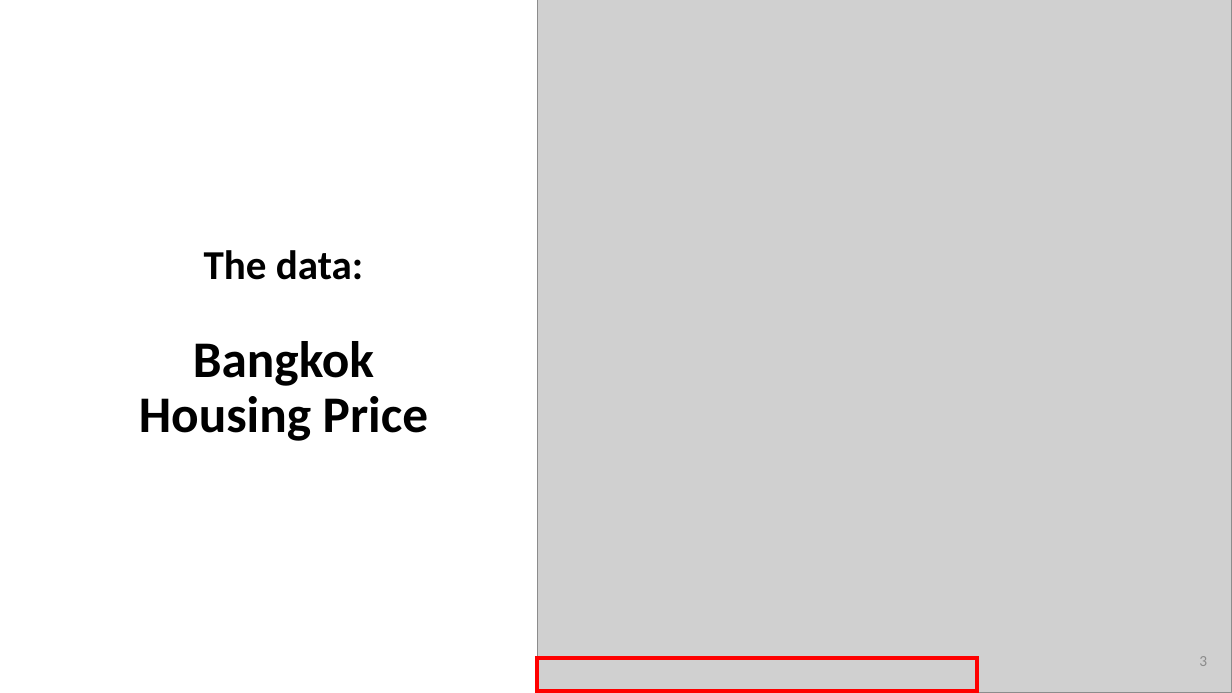
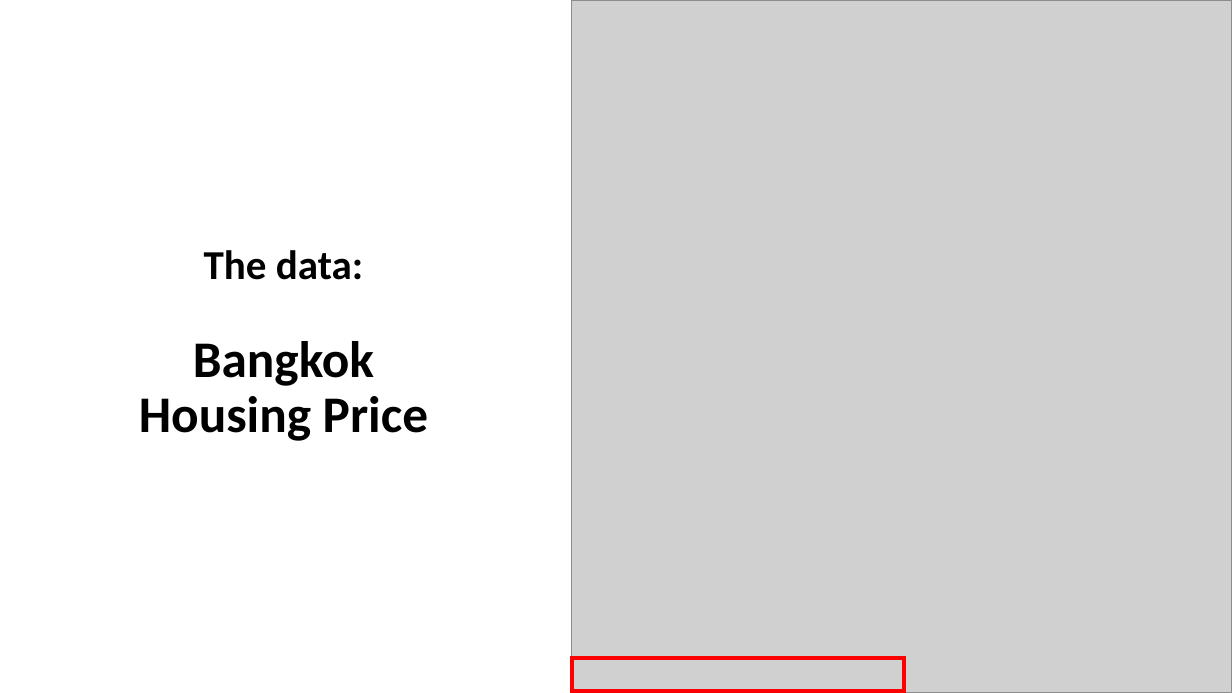
Before and after one commit to wtwwitt/project_2_bangkok_housing_price, a slide deck: slide 3 of presentation/Bangkok Housing Price Prediction for buyers and sellers.pptx. Drawn at 1232x693 pixels with LibreOffice and Linux fonts; fonts in the diff are those of the drawing; grey boxes stand for pictures. Boxes give left, top, right and bottom in pixels: in the first picture for what was removed or moved away, otherwise in the second. Text is boxed around its words. In the diff, an @@ line names an element or a change of style, - is before the commit and + after.

```diff
--- a/presentation/Bangkok Housing Price Prediction for buyers and sellers.pptx
+++ b/presentation/Bangkok Housing Price Prediction for buyers and sellers.pptx
@@ picture: place and size @@
-picture at box(537, 0, 1232, 693)
+picture at box(572, 0, 1232, 693)
@@ rectangle: place and size @@
-rectangle at box(537, 658, 977, 691)
+rectangle at box(572, 658, 904, 691)
@@ page number removed at box(1199, 656, 1207, 666) @@
-3
```
Also in this commit, not shown: 2 other slides changed, 4 other files.
